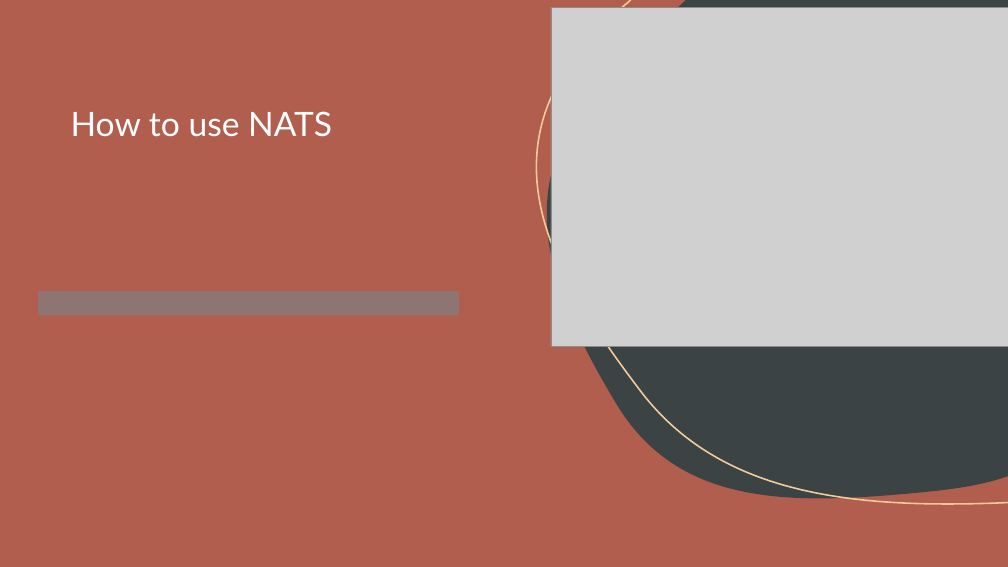
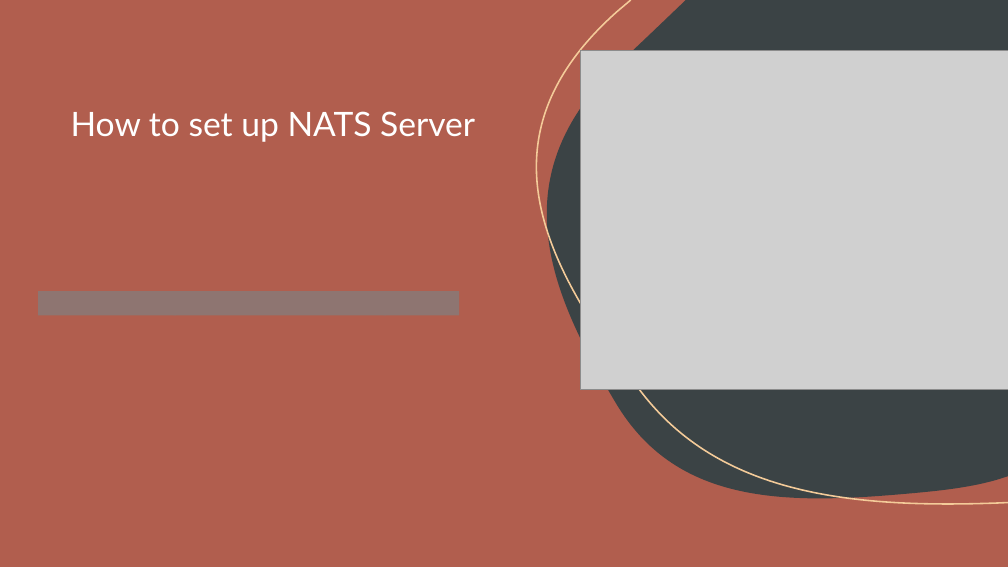
Before and after one commit to Snechar/NATSPresentation, a slide deck: slide 8 of NatsPresentation.pptx. Drawn at 1008x567 pixels with LibreOffice and Linux fonts; fonts in the diff are those of the drawing; grey boxes stand for pictures. Boxes give left, top, right and bottom in pixels: in the first picture for what was removed or moved away, otherwise in the second. Text is boxed around its words. In the diff, an @@ line names an element or a change of style, - is before the commit and + after.

Commit message:
Updated PP

```diff
--- a/NatsPresentation.pptx
+++ b/NatsPresentation.pptx
@@ picture: place and size @@
-picture at [551,7,1008,346]
+picture at [581,51,1008,390]
@@ title at [71,111,475,142]: text changed @@
-How to use NATS
+How to set up NATS Server
```
Also in this commit, not shown: 1 slide added.
